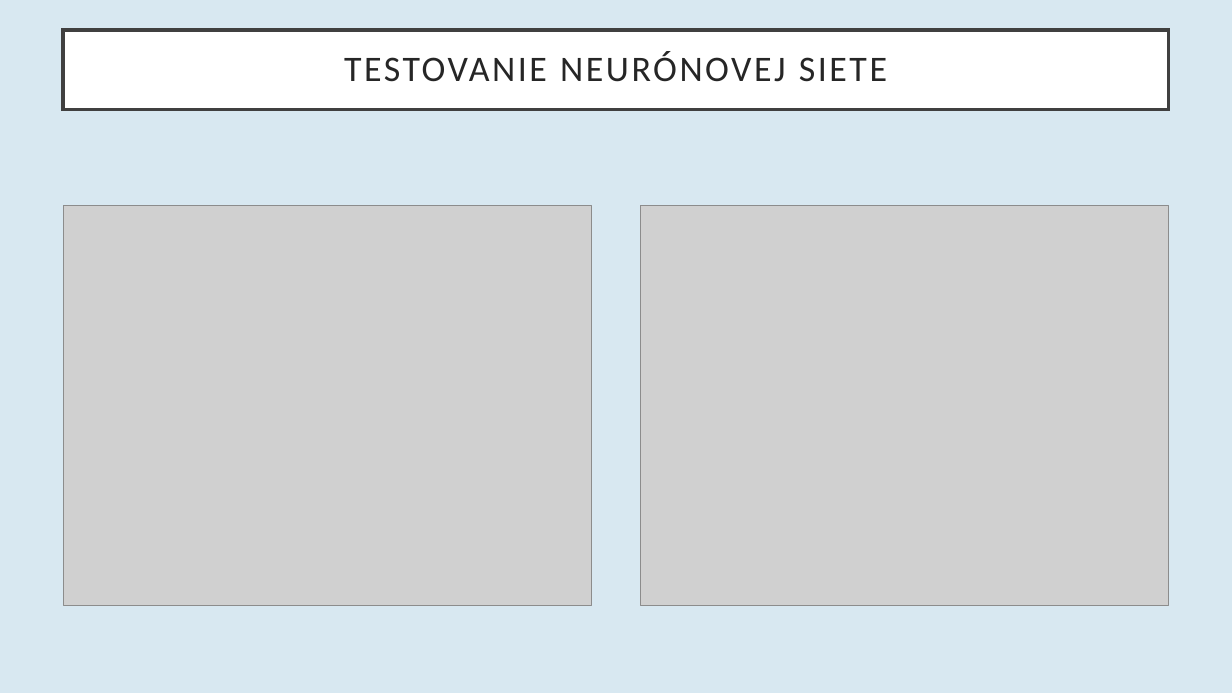
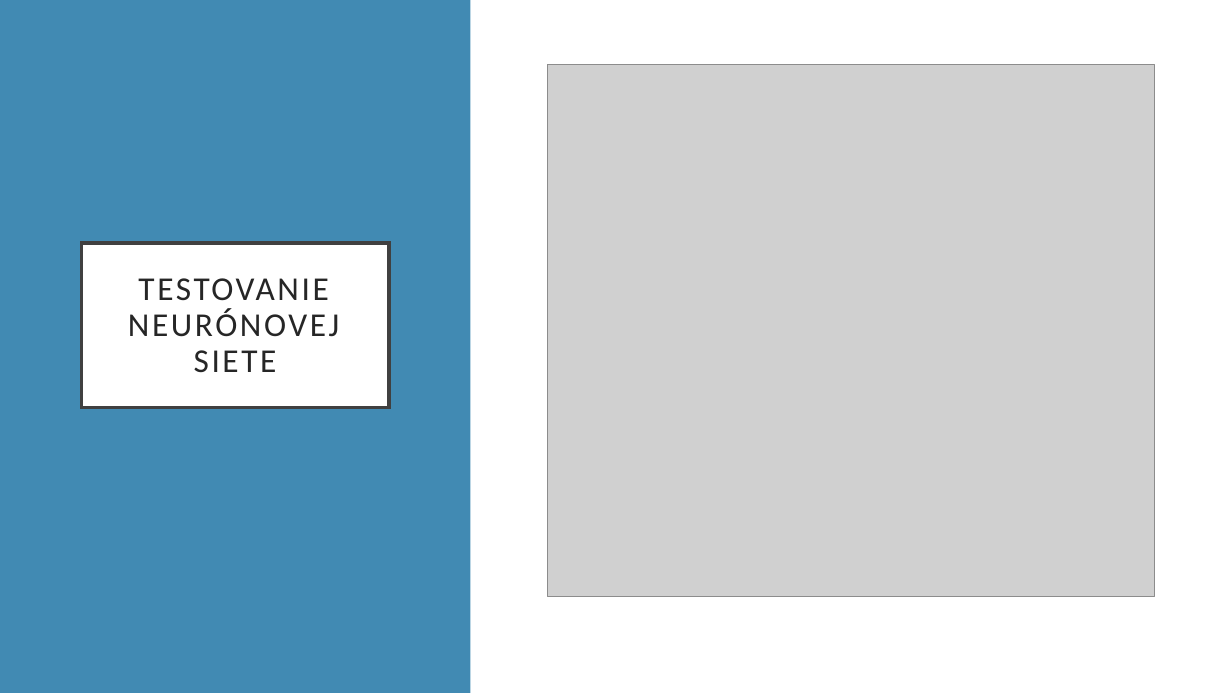
Before and after one commit to georgeob/Drzik_NS2021, a slide deck: slide 10 of Klasifikácia zdravia ľudského plodu na základe údajov CTG.pptx (slide 7 before the commit). Drawn at 1232x693 pixels with LibreOffice and Linux fonts; fonts in the diff are those of the drawing; grey boxes stand for pictures. Boxes give left, top, right and bottom in pixels: in the first picture for what was removed or moved away, otherwise in the second. Text is boxed around its words. In the diff, an @@ line names an element or a change of style, - is before the commit and + after.

```diff
--- a/Klasifikácia zdravia ľudského plodu na základe údajov CTG.pptx
+++ b/Klasifikácia zdravia ľudského plodu na základe údajov CTG.pptx
@@ background #D8E8F1 to #418AB3 @@
@@ rectangle added at (470,0,1232,693), fill #FFFFFF @@
@@ picture: place and size @@
-picture at (640,205,1169,605)
+picture at (547,65,1155,597)
@@ picture removed at (64,205,592,605) @@
@@ title "TESTOVANIE NEURÓNOVEJ SIETE": place and size @@
-title "TESTOVANIE NEURÓNOVEJ SIETE" at (64,30,1169,110)
+title "TESTOVANIE NEURÓNOVEJ SIETE" at (81,243,389,408)
@@ title "TESTOVANIE NEURÓNOVEJ SIETE" at (81,243,389,408): size 28 to 26 pt; outline #404040 3 pt to #404040 2.5 pt @@
```
Also in this commit, not shown: 4 other slides changed, 4 slides added.
